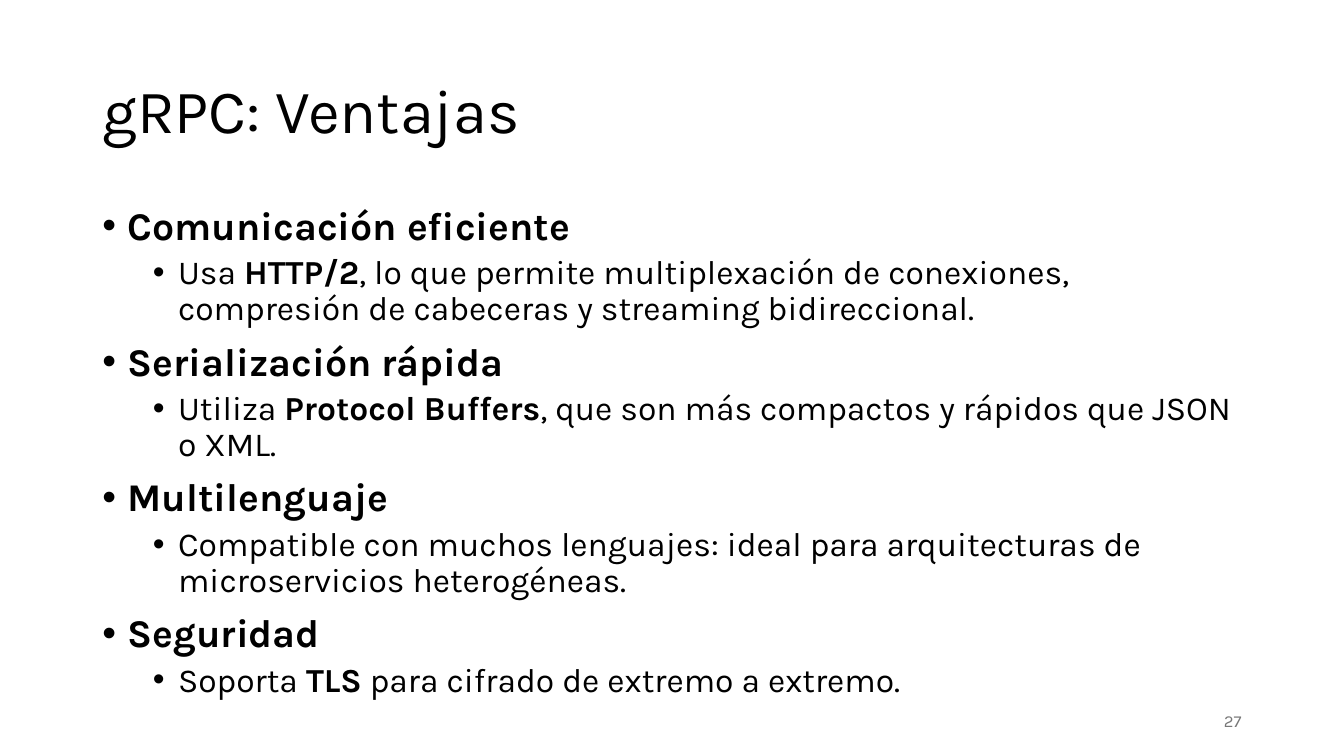
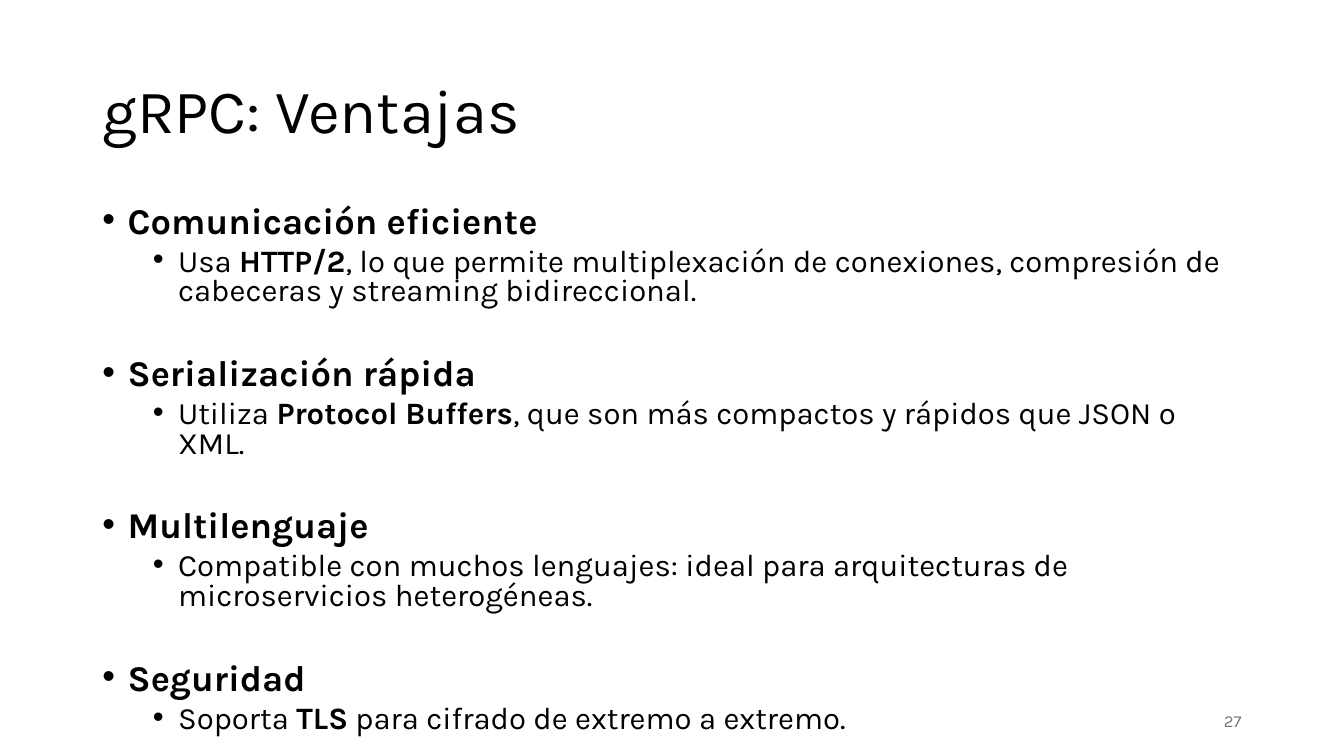
Before and after one commit to aldebarran22/CURSO_CPP_SERVICIOS_30H, a slide deck: slide 27 of doc/3_Comunicacion_microservicios_C++.pptx. Drawn at 1344x756 pixels with LibreOffice and Linux fonts; fonts in the diff are those of the drawing. Boxes give left, top, right and bottom in pixels: in the first picture for what was removed or moved away, otherwise in the second. Text is boxed around its words. In the diff, an @@ line names an element or a change of style, - is before the commit and + after.

```diff
--- a/doc/3_Comunicacion_microservicios_C++.pptx
+++ b/doc/3_Comunicacion_microservicios_C++.pptx
@@ text "Comunicación eficiente" at [128, 205, 1219, 736]: size 28 to 25.9 pt in "Comunicación eficiente", "Serialización rápida", "Multilenguaje", "Seguridad"; size 24 to 22.2 pt in "Usa HTTP/2, lo que permite multiplexación de ...", "Utiliza Protocol Buffers, que son más compactos ...", "Compatible con muchos lenguajes: ideal para arquitecturas ...", "Soporta TLS para cifrado de extremo a ..."; line spacing 0.9 to 0.8 @@
```
Also in this commit, not shown: 7 other files.
